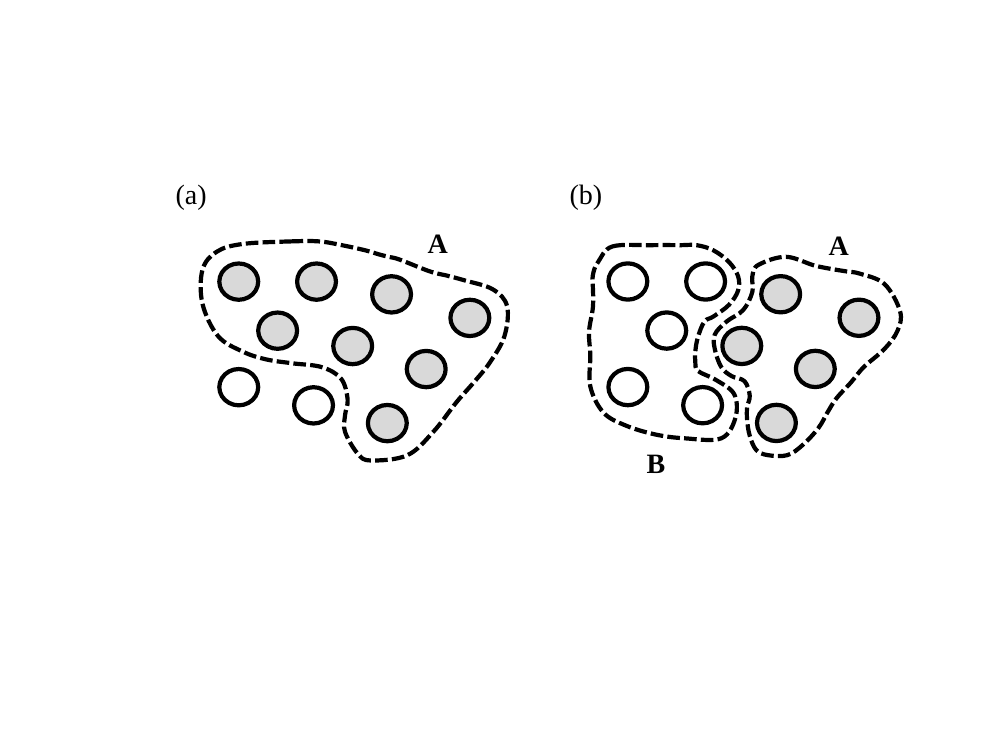
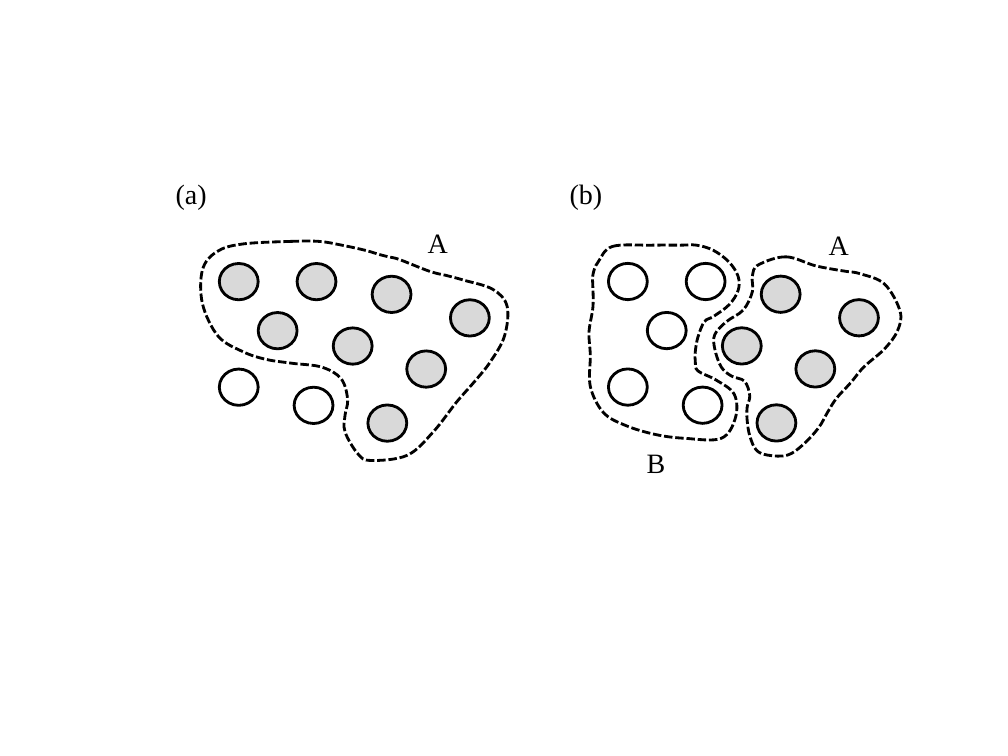
Before and after one commit to pika-shi/master_thesis, a slide deck: slide 3 of figure.pptx. Drawn at 1008x756 pixels with LibreOffice and Linux fonts; fonts in the diff are those of the drawing. Boxes give left, top, right and bottom in pixels: in the first picture for what was removed or moved away, otherwise in the second. Text is boxed around its words. In the diff, an @@ line names an element or a change of style, - is before the commit and + after.

```diff
--- a/figure.pptx
+++ b/figure.pptx
@@ outline #000000 3 pt dashed to #000000 2 pt dashed in 3 elements at bbox=[201, 241, 508, 461], bbox=[589, 245, 738, 440], bbox=[714, 257, 901, 457] @@
@@ outline #000000 3 pt to #000000 2 pt in 3 elements at bbox=[686, 263, 726, 299], bbox=[723, 328, 762, 364], bbox=[683, 387, 723, 423] @@
@@ bold off in 3 elements at bbox=[428, 234, 448, 253], bbox=[829, 236, 849, 255], bbox=[647, 454, 666, 473] @@
```
Also in this commit, not shown: 3 other slides changed, 9 other files.
